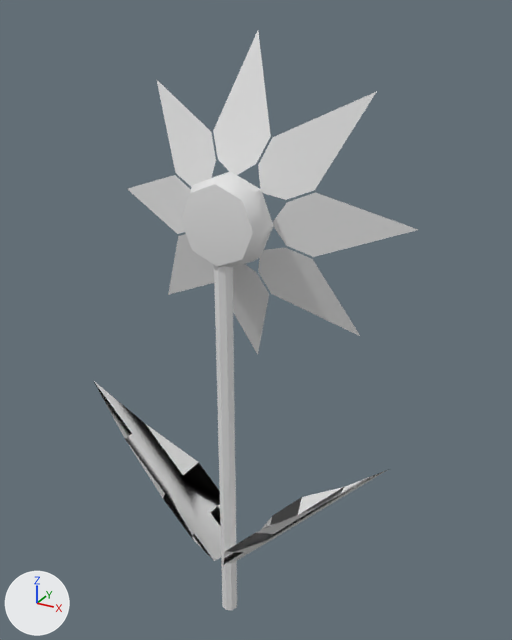
A saved change to the FBX model Assets/Assets/Objects/flower2.fbx.
Rendered twice from a 50 mm camera at (0.369, -0.6, 0.716) aimed at (0.014, 0.045, 0.393). The axes (+X, +Y, +Z) are drawn at lower left. The lights are the same throughout. Where no turn or scale is listed for an object, it has been applied to the vertices.
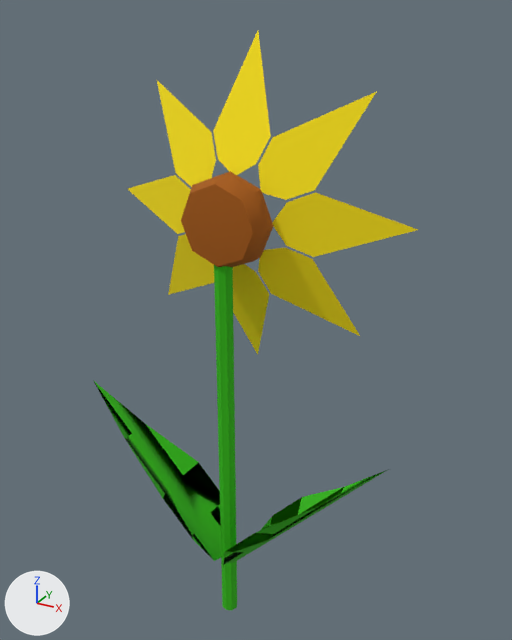
Pixel boxes (x1, y1, x2, y2) of what changed, in the pictures (512 x 640 px):
'Polygon', recoloured (white to green)
    both: (94, 381, 221, 561)
'Cylinder', recoloured (white to brown)
    both: (181, 171, 274, 267)
'Cube_2_0_3', recoloured (white to yellow)
    both: (258, 92, 376, 200)
'Cylinder_1', recoloured (white to green)
    both: (214, 265, 237, 610)
'Cube_2_0_4', recoloured (white to yellow)
    both: (273, 192, 418, 257)
'Cube_2_0_2', recoloured (white to yellow)
    both: (213, 31, 271, 175)
'Cube_2_0_5', recoloured (white to yellow)
    both: (258, 248, 360, 336)
'Cube_2_0', recoloured (white to yellow)
    both: (157, 80, 216, 187)
'Polygon_1', recoloured (white to green)
    both: (223, 470, 387, 565)
'Cube_2_0_6', recoloured (white to yellow)
    both: (233, 264, 269, 354)
'Cube_2_0_8', recoloured (white to yellow)
    both: (128, 175, 191, 234)
'Cube_2_0_7', recoloured (white to yellow)
    both: (168, 234, 214, 295)

The change, as a list of edits to the scene's bpy script:
```text
Change me_mesh_005:
    where me_mesh_005.from_pydata(...)  # 6 vertices, 1 face; spans x -0.0338..0.0338, y 0.0263..0.0768, z 0.0333..0.1722
    remove me_mesh_005.materials.append(mat_physical)  # white #e7e7e7
    add me_mesh_005.materials.append(mat_mat)  # yellow #ffe600
Change me_mesh_007:
    where me_mesh_007.from_pydata(...)  # 6 vertices, 1 face; spans x 0.0333..0.1722, y 0.0263..0.0768, z -0.0338..0.0338
    remove me_mesh_007.materials.append(mat_physical)  # white #e7e7e7
    add me_mesh_007.materials.append(mat_mat)  # yellow #ffe600
Change me_mesh_004:
    where me_mesh_004.from_pydata(...)  # 6 vertices, 1 face; spans x -0.1217..-0.0179, y 0.0263..0.0768, z 0.0179..0.1217
    remove me_mesh_004.materials.append(mat_physical)  # white #e7e7e7
    add me_mesh_004.materials.append(mat_mat)  # yellow #ffe600
Change me_mesh:
    where me_mesh.from_pydata(...)  # 18 vertices, 24 faces; spans x -0.01..0.01, y -0.01..0.01, z -0.25..0.25
    remove me_mesh.materials.append(mat_physical_1)  # white #e7e7e7
    add me_mesh.materials.append(mat_mat_1)  # green #30ba00
Change me_mesh_009:
    where me_mesh_009.from_pydata(...)  # 6 vertices, 1 face; spans x -0.0338..0.0338, y 0.0263..0.0768, z -0.1722..-0.0333
    remove me_mesh_009.materials.append(mat_physical)  # white #e7e7e7
    add me_mesh_009.materials.append(mat_mat)  # yellow #ffe600
Change me_mesh_003:
    where me_mesh_003.from_pydata(...)  # 34 vertices, 40 faces; spans x -0.05..0.05, y -0.025..0.025, z -0.05..0.05
    remove me_mesh_003.materials.append(mat_physical_0)  # white #e7e7e7
    add me_mesh_003.materials.append(mat_mat_0)  # brown #a55800
Change me_mesh_001:
    where me_mesh_001.from_pydata(...)  # 17 vertices, 14 faces; spans x -0.067..0.124, y -0.046..0.051, z -0.08..0.126
    remove me_mesh_001.materials.append(mat_physical_1)  # white #e7e7e7
    add me_mesh_001.materials.append(mat_mat_1)  # green #30ba00
Change me_mesh_008:
    where me_mesh_008.from_pydata(...)  # 6 vertices, 1 face; spans x 0.0179..0.1217, y 0.0263..0.0768, z -0.1217..-0.0179
    remove me_mesh_008.materials.append(mat_physical)  # white #e7e7e7
    add me_mesh_008.materials.append(mat_mat)  # yellow #ffe600
Change me_mesh_010:
    where me_mesh_010.from_pydata(...)  # 6 vertices, 1 face; spans x -0.1217..-0.0179, y 0.0263..0.0768, z -0.1217..-0.0179
    remove me_mesh_010.materials.append(mat_physical)  # white #e7e7e7
    add me_mesh_010.materials.append(mat_mat)  # yellow #ffe600
Change me_mesh_011:
    where me_mesh_011.from_pydata(...)  # 6 vertices, 1 face; spans x -0.1722..-0.0333, y 0.0263..0.0768, z -0.0338..0.0338
    remove me_mesh_011.materials.append(mat_physical)  # white #e7e7e7
    add me_mesh_011.materials.append(mat_mat)  # yellow #ffe600
Change me_mesh_006:
    where me_mesh_006.from_pydata(...)  # 6 vertices, 1 face; spans x 0.0179..0.1217, y 0.0263..0.0768, z 0.0179..0.1217
    remove me_mesh_006.materials.append(mat_physical)  # white #e7e7e7
    add me_mesh_006.materials.append(mat_mat)  # yellow #ffe600
Change me_mesh_002:
    where me_mesh_002.from_pydata(...)  # 17 vertices, 14 faces; spans x -0.124..0.067, y -0.046..0.051, z -0.08..0.126
    remove me_mesh_002.materials.append(mat_physical_1)  # white #e7e7e7
    add me_mesh_002.materials.append(mat_mat_1)  # green #30ba00
```
